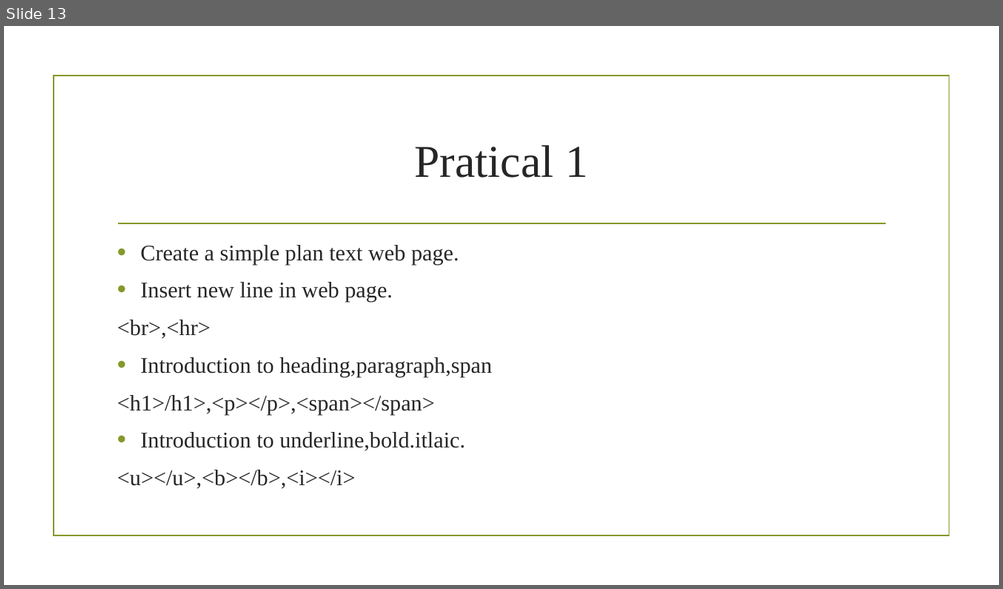
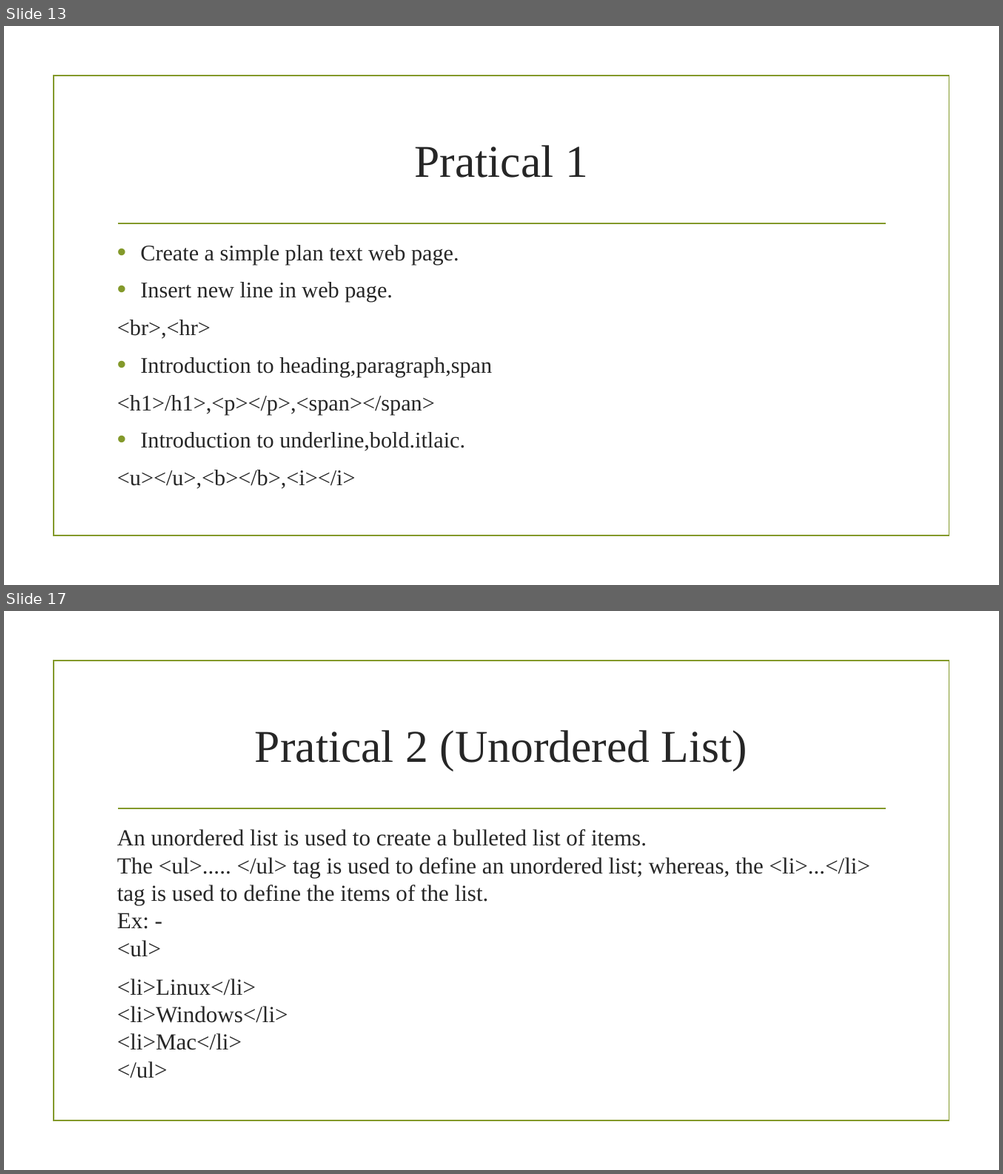
Before and after one commit to sagarshrestha81/FED, a slide deck: HTML.pptx. Shown one above the other, each under a label of ours: slide 13 before the commit, slides 13 and 17 after it; the slides between them are not shown. The pictures are 1003x589 and 1003x1174 pixels, drawn with LibreOffice and Linux fonts; fonts in the diff are those of the drawing; background and template pictures are left out. Boxes give left, top, right and bottom in pixels: in the first picture for what was removed or moved away, otherwise in the second. Text is boxed around its words. In the diff, an @@ line names an element or a change of style, - is before the commit and + after.

```diff
--- a/HTML.pptx
+++ b/HTML.pptx
@@ slide 17 added at (4, 611, 999, 1170), background picture (left out); not listed: 2 template elements that a slide beside it also shows @@
@@ title added at (255, 730, 747, 771), 44 pt, text #262626 @@
+Pratical 2 (Unordered List)
@@ text added at (117, 829, 870, 1079), 22.2 pt, text #262626 @@
+An unordered list is used to create a bulleted list of items.
+The <ul>..... </ul> tag is used to define an unordered list; whereas, the <li>...</li> tag is used to define the items of the list.
+Ex: -
+<ul>
+<li>Linux</li>
+<li>Windows</li>
+<li>Mac</li>
+</ul>
```
Also in this commit, not shown: 3 slides changed, 6 other slides added, 2 other files.
